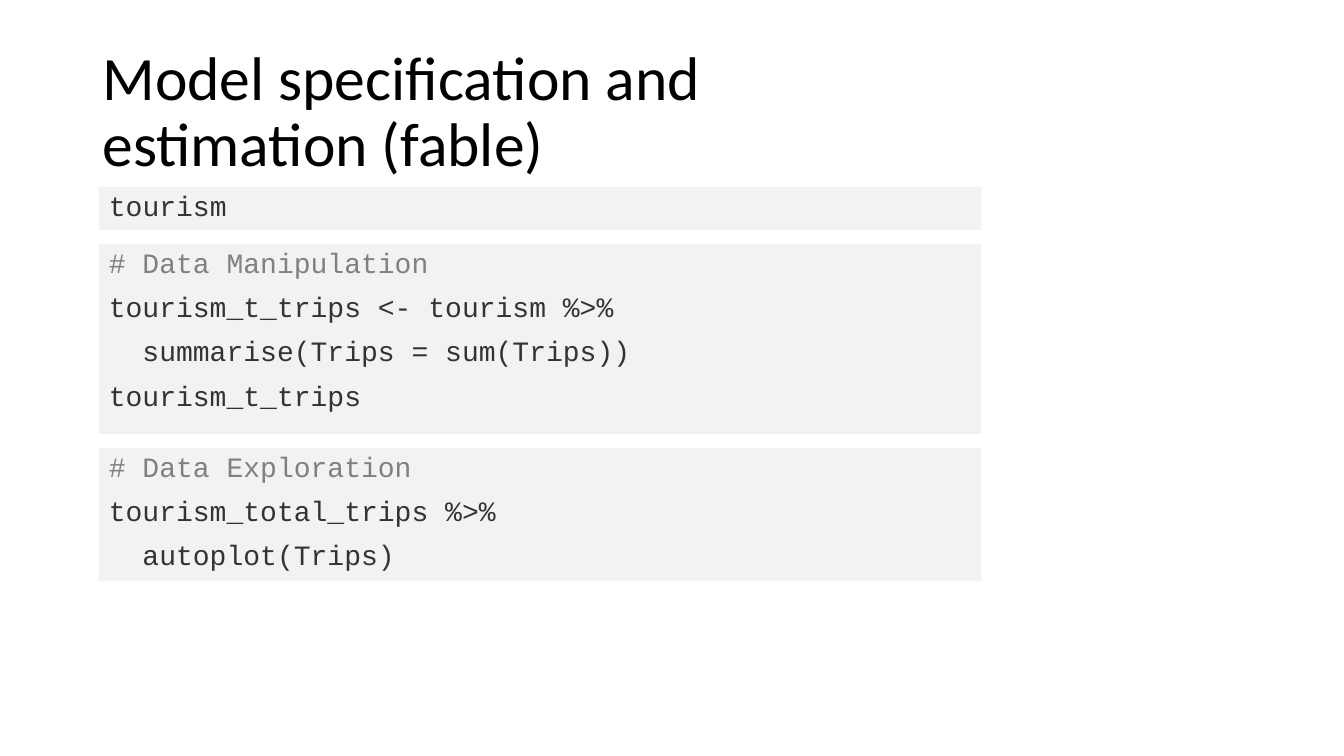
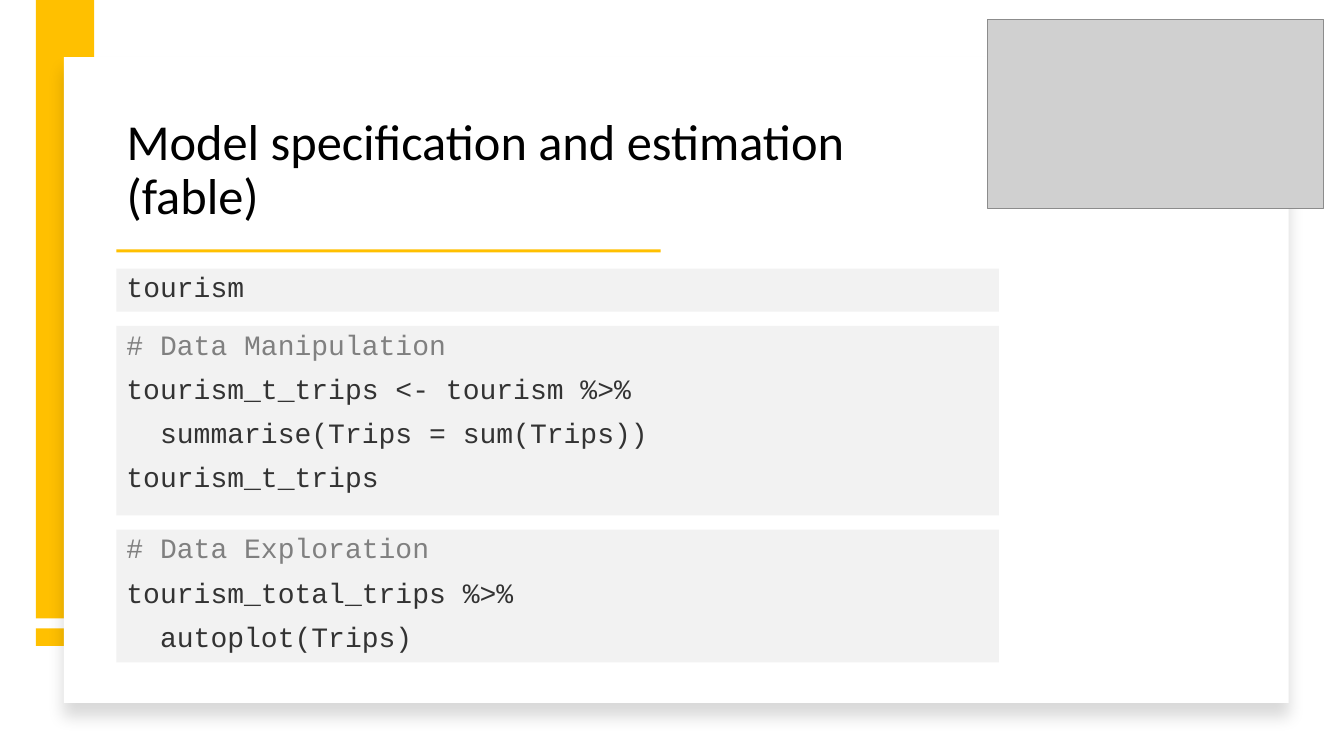
Before and after one commit to intro-to-data-science-22-workshop/-14-temporal-data-with-tsibble-and-fable-Samson-Krafft, a slide deck: slide 7 of tsibble and fable.pptx. Drawn at 1344x756 pixels with LibreOffice and Linux fonts; fonts in the diff are those of the drawing; grey boxes stand for pictures; background and template pictures are left out. Boxes give left, top, right and bottom in pixels: in the first picture for what was removed or moved away, otherwise in the second. Text is boxed around its words. In the diff, an @@ line names an element or a change of style, - is before the commit and + after.

```diff
--- a/tsibble and fable.pptx
+++ b/tsibble and fable.pptx
@@ rectangle added at [36,1,94,619], fill #FFC000 @@
@@ picture added at [988,20,1324,210] @@
@@ rectangle added at [64,57,1289,704], fill #FFFFFF @@
@@ title "Model specification and estimation (fable)": place and size @@
-title "Model specification and estimation (fable)" at [102,57,700,175]
+title "Model specification and estimation (fable)" at [127,125,844,221]
@@ title "Model specification and estimation (fable)" at [127,125,844,221]: size 44 to 36 pt; vertical alignment middle to bottom @@
@@ rectangle added at [116,250,660,253], fill #FFC000 @@
@@ 2 rectangles, 1 text: place and size @@
-2 rectangles, 1 text at [99,188,982,581]
+2 rectangles, 1 text at [116,269,999,662]
@@ rectangle added at [36,628,95,645], fill #FFC000 @@
```
Also in this commit, not shown: 1 other slide changed, 1 slide added.
